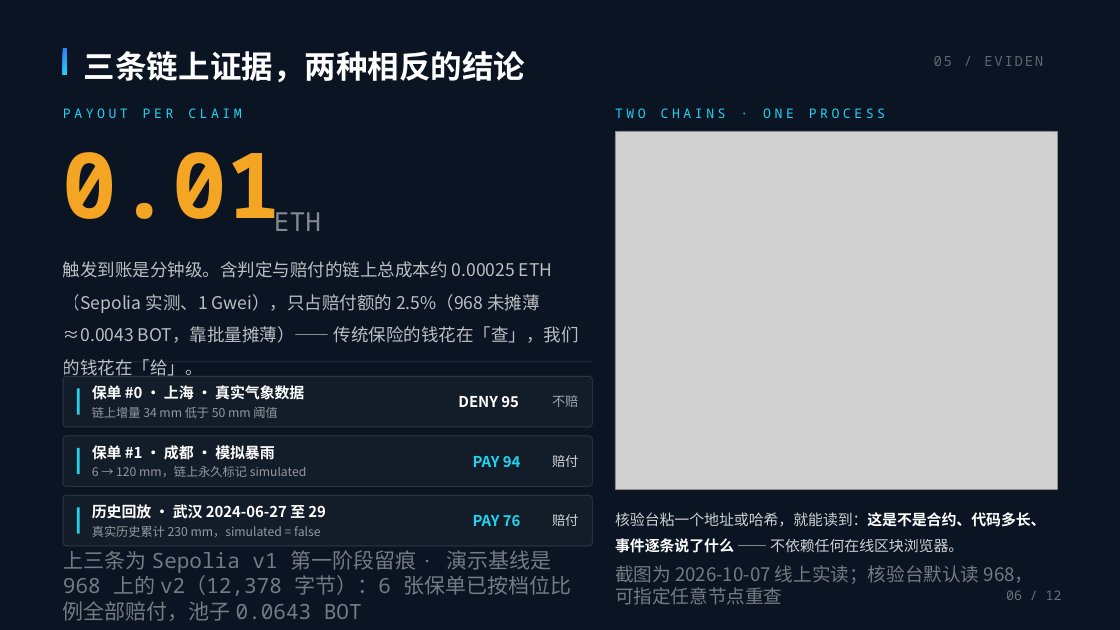
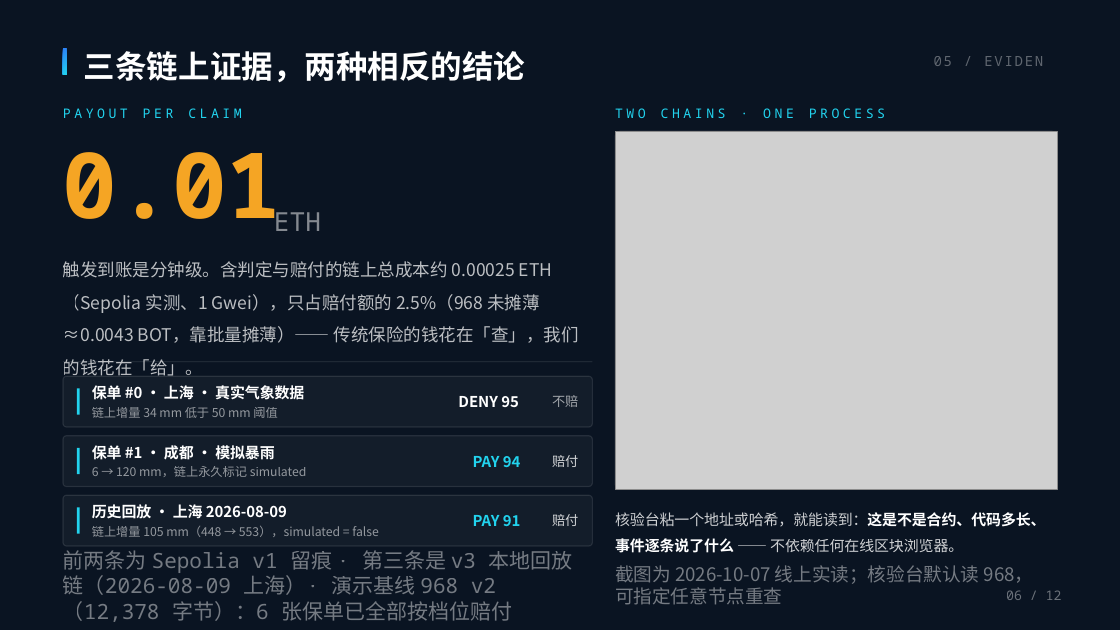
Before and after one commit to juice-butterfly/rainproof, a slide deck: slide 6 of 提交材料/雨证-路演PPT-叙事版-修订5.pptx. Drawn at 1120x630 pixels with LibreOffice and Linux fonts; fonts in the diff are those of the drawing; grey boxes stand for pictures. Boxes give left, top, right and bottom in pixels: in the first picture for what was removed or moved away, otherwise in the second. Text is boxed around its words. In the diff, an @@ line names an element or a change of style, - is before the commit and + after.

Commit message:
﻿[A] v3 回放取证落地：材料升 v3 口径 + 页 6 第三条证据换 2026-08-09 上海 + 13 页母版同步
回放（本机回放链，chainId 伪装 11155111，不上任何公网链）
- 部署 v3 后跑完整闭环：投保 08-06 → 保障窗 08-09 00:00–08-10 00:00（v3 冷静期 3 天）
- 链上累计 448 → 553 mm；AI 判定 PAY 91（三模型窗口增量 93.5 / 78 / 88.7）
- claim 按增量 105 mm 落 tier1 ⇒ 赔付 0.0075 ETH；保单终态 paid/settled
- 新增 07-测试工具/replay_v3_setup.js（回放专用：注资 + 报价 + 投保，幂等）

CLI 加 v3 支持（探测式、纯增量，968 的 v2 路径一行没动）
- ai-collect.js / submit-judgement.js：三段探测 v3→v2→v1；v3 调 8 参 submitJudgement
- keeper.js 支持 --v3；deploy.js 支持 --v3；push-rainfall.js 阈值读加 entryThresholdOf

留痕与文档
- 09-AI判定留痕/2026-08-09上海暴雨回放/（snapshot + judgement；两份哈希已被
  check-ai.js 的「每条留痕都能当场重算」覆盖）
- 08-截图存证/历史回放-2026-08-09上海暴雨.md（七节，照 2024 那份结构）+ README 增 v3 行
- PPT 修订5（13 页 / 9,270,293 B / SHA256 ecc2923b…）：页 6 第三条证据换 v3 本地回放链
  （增量 105 mm、PAY 91）、页脚改 v3 口径、附录徽标改 A1/A2、968 盒补 v3 运行时 15,823 B
- 演讲稿 / 路演总表按 13 页重排（收尾 12→11、附录 13/14→12/13；删页后正文 ≈3:31）
- 提交表、根 README、外部PPT修订4 补 §十（含两处「改不动」的烘焙图残留说明）

门禁：cd 07-测试工具 && npm test → 九道全绿（8/29/27/19/9/73/101/73/87 = 426 项）

```diff
--- a/提交材料/雨证-路演PPT-叙事版-修订5.pptx
+++ b/提交材料/雨证-路演PPT-叙事版-修订5.pptx
@@ text at [92,504,287,519]: text changed @@
-历史回放 · 武汉 2024-06-27 至 29
+历史回放 · 上海 2026-08-09
@@ text at [92,526,378,537]: text changed @@
-真实历史累计 230 mm，simulated = false
+链上增量 105 mm（448 → 553），simulated = false
@@ text at [473,515,521,526]: text changed @@
-PAY 76
+PAY 91
@@ text at [63,550,573,622]: text changed @@
-上三条为 Sepolia v1 第一阶段留痕 · 演示基线是 968 上的 v2（12,378 字节）：6 张保单已按档位比例全部赔付，池子 0.0643 BOT
+前两条为 Sepolia v1 留痕 · 第三条是 v3 本地回放链（2026-08-09 上海）· 演示基线 968 v2（12,378 字节）：6 张保单已全部按档位赔付
```
Also in this commit, not shown: 2 other slides changed, 1 slide removed, 17 other files.
